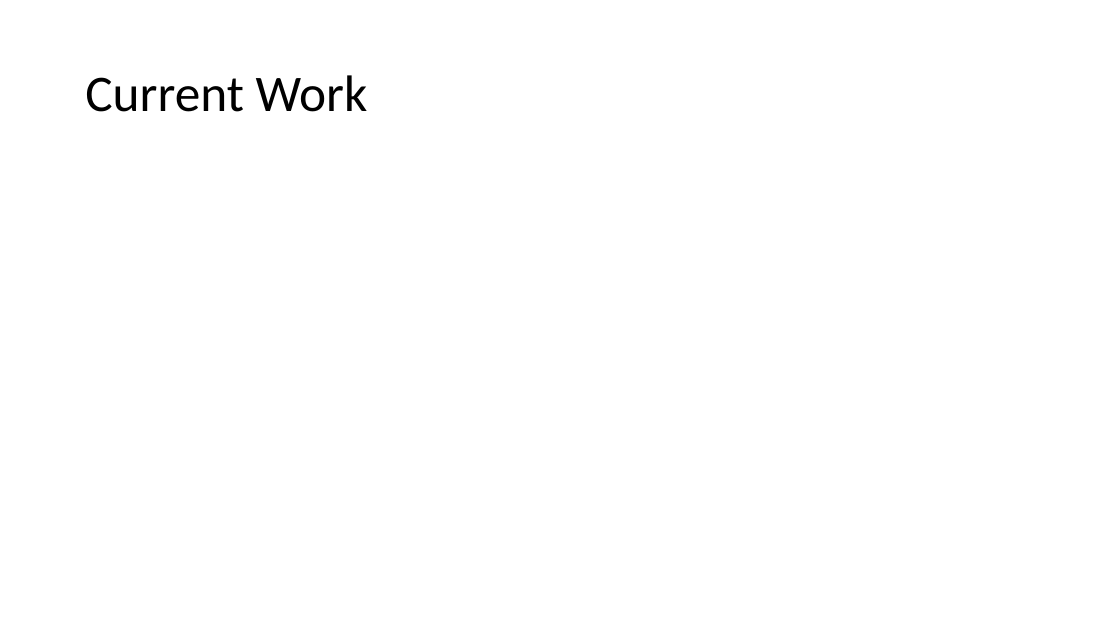
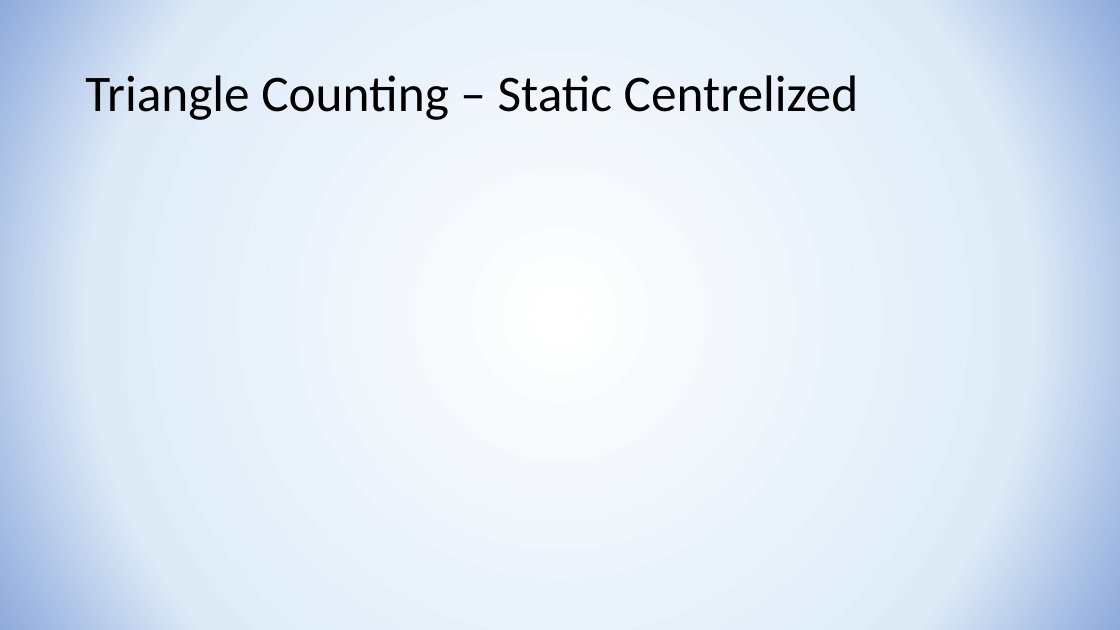
Before and after one commit to YuvalAlf/Triangles-Counting, a slide deck: slide 2 of Triangle Counting Results.pptx. Drawn at 1120x630 pixels with LibreOffice and Linux fonts; fonts in the diff are those of the drawing; grey boxes stand for pictures. Boxes give left, top, right and bottom in pixels: in the first picture for what was removed or moved away, otherwise in the second. Text is boxed around its words. In the diff, an @@ line names an element or a change of style, - is before the commit and + after.

```diff
--- a/Triangle Counting Results.pptx
+++ b/Triangle Counting Results.pptx
@@ background #FFFFFF to gradient #FFFFFF to #DEEBF7 to #8FAADC @@
@@ title at (x1=85, y1=75, x2=858, y2=120): text changed @@
-Current Work
+Triangle Counting – Static Centrelized
```
Also in this commit, not shown: 4 other slides changed, 2 slides added, 2 slides removed, 10 other files.
